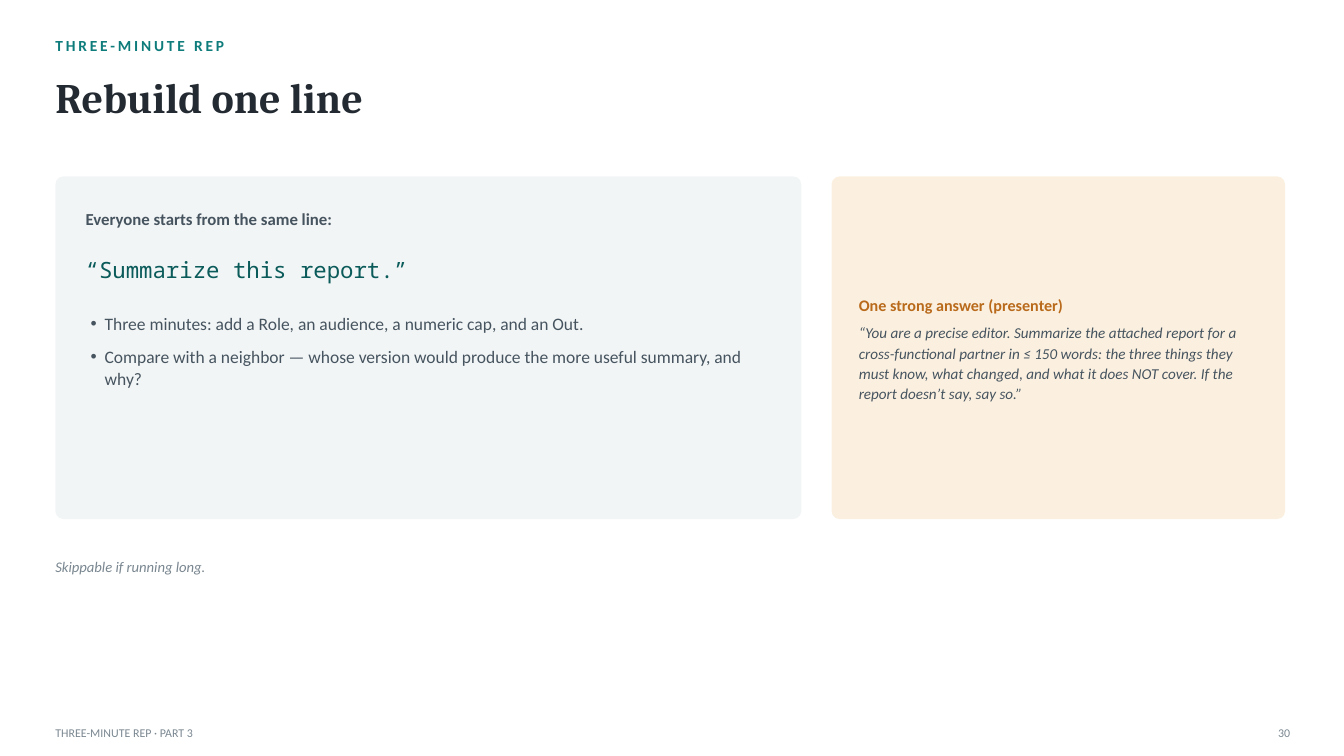
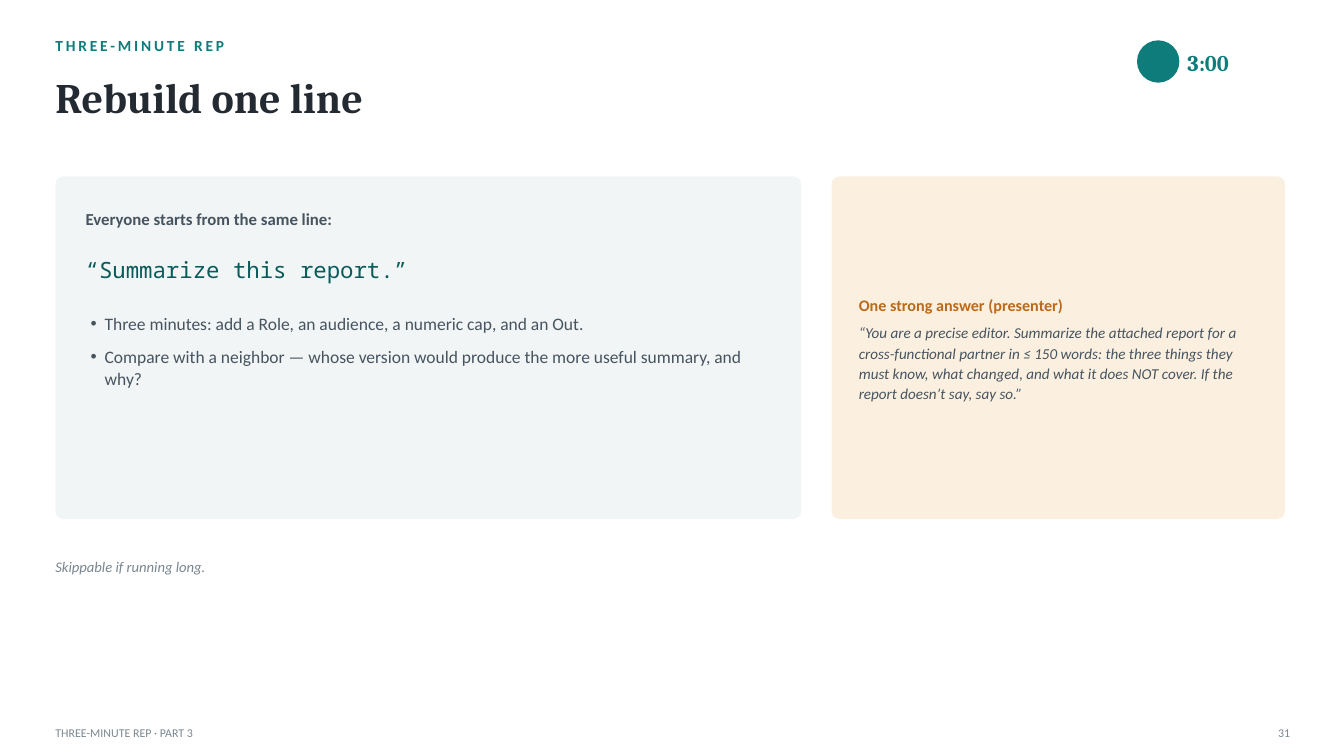
Before and after one commit to naviero1/Claude-Works, a slide deck: slide 31 of ai-training-prompt-engineering/deliverables/From_Prompts_to_Agents_Training.pptx (slide 30 before the commit). Drawn at 1344x756 pixels with LibreOffice and Linux fonts; fonts in the diff are those of the drawing; background and template pictures are left out. Boxes give left, top, right and bottom in pixels: in the first picture for what was removed or moved away, otherwise in the second. Text is boxed around its words. In the diff, an @@ line names an element or a change of style, - is before the commit and + after.

```diff
--- a/ai-training-prompt-engineering/deliverables/From_Prompts_to_Agents_Training.pptx
+++ b/ai-training-prompt-engineering/deliverables/From_Prompts_to_Agents_Training.pptx
@@ ellipse added at [1137,40,1180,83], fill #0E7C7B @@
@@ text added at [1187,56,1228,71], 16 pt, text #0E7C7B, bold @@
+3:00
@@ text at [1278,729,1290,737]: text changed @@
-30
+31
```
Also in this commit, not shown: 38 other slides changed, 1 slide added, 10 other files.
